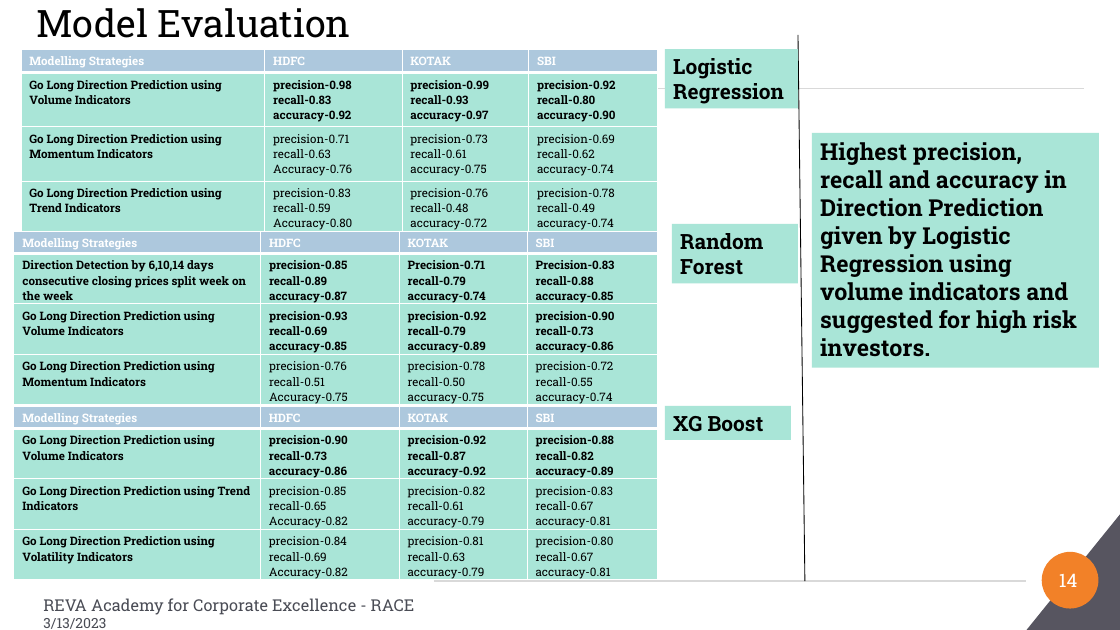
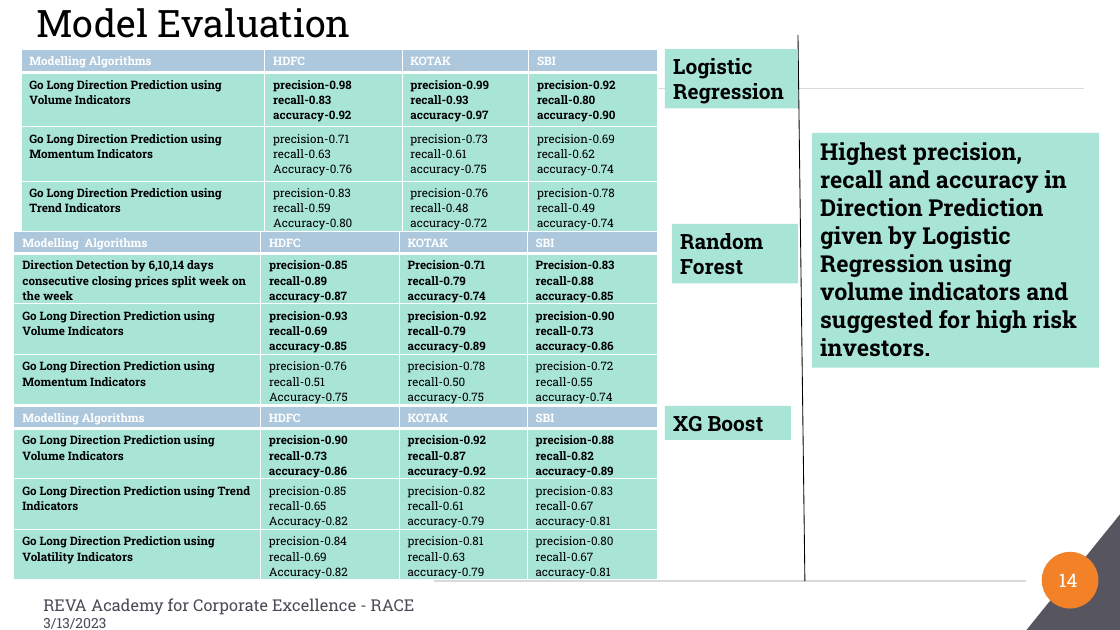
Before and after one commit to Embedded-org/ACCOMPLISHMENTS, a slide deck: slide 14 of RACE_CAPSTONE_PROJECT2/BA_Capstone Project_Final PPT_Anand Mohan_Direction Detection Selected Stocks_2023.pptx. Drawn at 1120x630 pixels with LibreOffice and Linux fonts; fonts in the diff are those of the drawing; background and template pictures are left out. Boxes give left, top, right and bottom in pixels: in the first picture for what was removed or moved away, otherwise in the second. Text is boxed around its words. In the diff, an @@ line names an element or a change of style, - is before the commit and + after.

```diff
--- a/RACE_CAPSTONE_PROJECT2/BA_Capstone Project_Final PPT_Anand Mohan_Direction Detection Selected Stocks_2023.pptx
+++ b/RACE_CAPSTONE_PROJECT2/BA_Capstone Project_Final PPT_Anand Mohan_Direction Detection Selected Stocks_2023.pptx
@@ table at (x1=21, y1=49, x2=658, y2=234) @@
-row 1, column 1: Modelling Strategies
+row 1, column 1: Modelling Algorithms
@@ table at (x1=14, y1=231, x2=659, y2=408) @@
-row 1, column 1: Modelling Strategies
+row 1, column 1: Modelling Algorithms
@@ table at (x1=14, y1=406, x2=658, y2=583) @@
-row 1, column 1: Modelling Strategies
+row 1, column 1: Modelling Algorithms
```
Also in this commit, not shown: 1 other slide changed.
